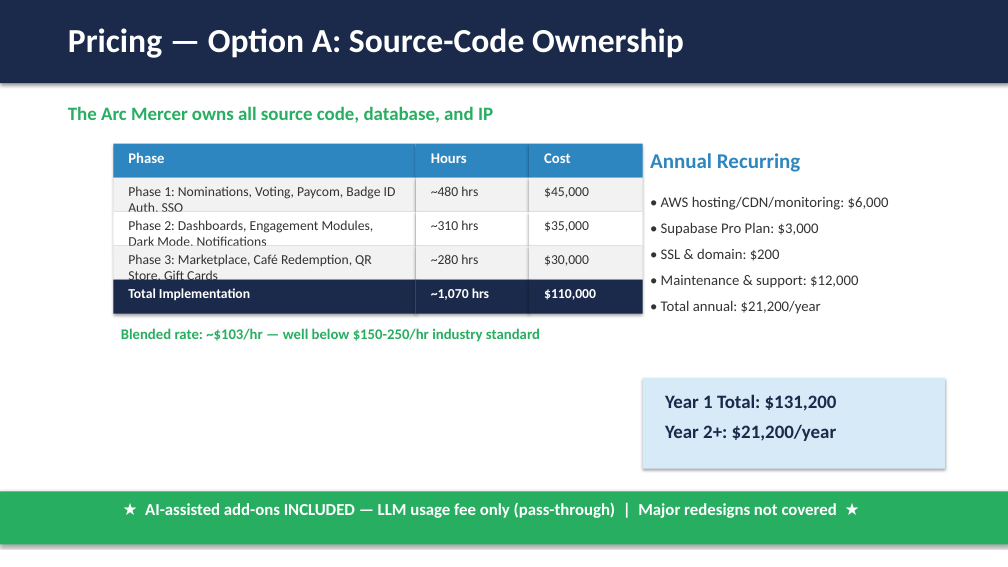
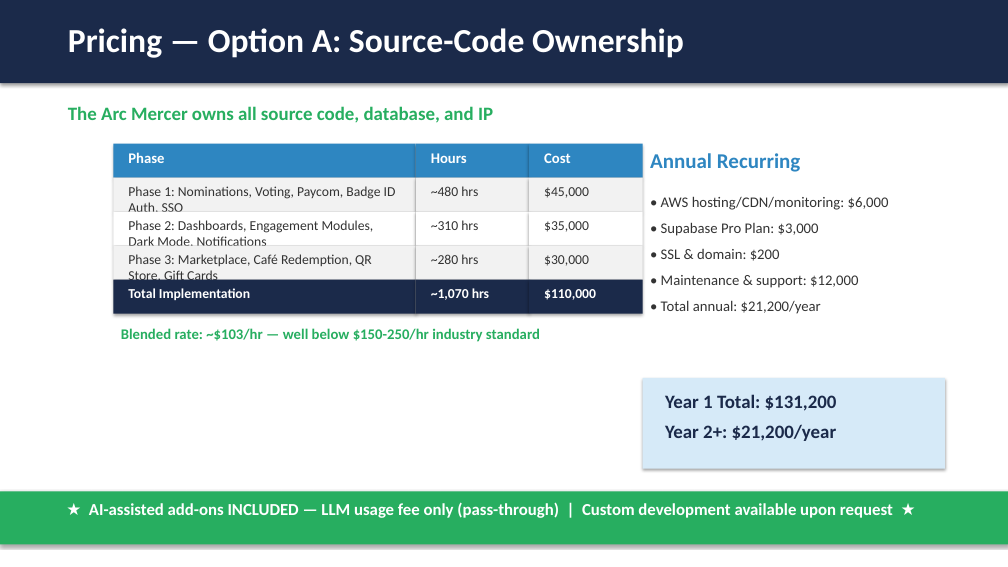
Before and after one commit to mingjyesheng-ioteye/sb_rewards, a slide deck: slide 14 of RFP/IoTeye - Arc Mercer Pitch.pptx. Drawn at 1008x567 pixels with LibreOffice and Linux fonts; fonts in the diff are those of the drawing. Boxes give left, top, right and bottom in pixels: in the first picture for what was removed or moved away, otherwise in the second. Text is boxed around its words. In the diff, an @@ line names an element or a change of style, - is before the commit and + after.

Commit message:
Soften add-on banner tone: 'Major redesigns not covered' → 'Custom development available upon request'

```diff
--- a/RFP/IoTeye - Arc Mercer Pitch.pptx
+++ b/RFP/IoTeye - Arc Mercer Pitch.pptx
@@ text at [89,502,893,518]: text changed @@
-★ AI-assisted add-ons INCLUDED — LLM usage fee only (pass-through) | Major redesigns not covered ★
+★ AI-assisted add-ons INCLUDED — LLM usage fee only (pass-through) | Custom development available upon request ★
```
Also in this commit, not shown: 1 other slide changed, 1 other file.
